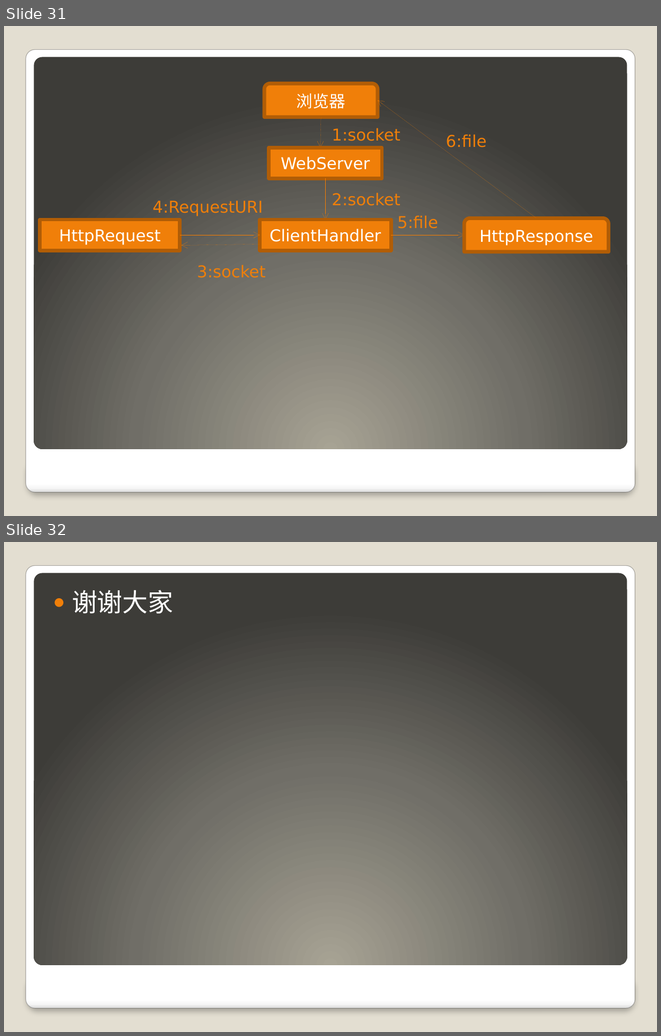
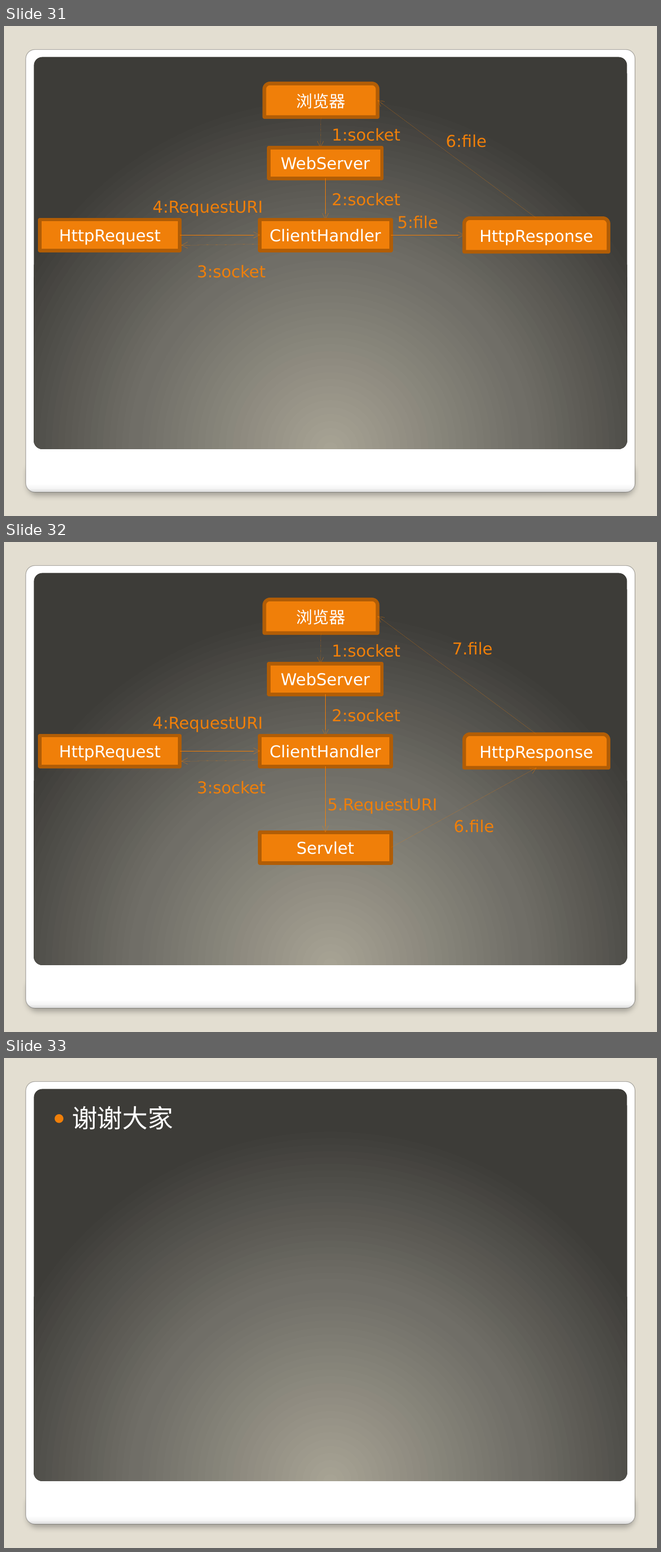
Before and after one commit to 2419931696/learngit, a slide deck: WebServer.pptx. Shown one above the other, each under a label of ours: slides 31 and 32 before the commit, slides 31, 32 and 33 after it. The pictures are 661x1036 and 661x1552 pixels, drawn with LibreOffice and Linux fonts; fonts in the diff are those of the drawing. Boxes give left, top, right and bottom in pixels: in the first picture for what was removed or moved away, otherwise in the second. Text is boxed around its words. In the diff, an @@ line names an element or a change of style, - is before the commit and + after.

Commit message:
9-7 17:56

```diff
--- a/WebServer.pptx
+++ b/WebServer.pptx
@@ slide 32 added at (4,542,657,1032), background #E3DED1; not listed: 3 template elements that a slide beside it also shows @@
@@ round same rect added at (265,599,378,633), fill #F07F09, outline #B25E07 4 pt, 18 pt, text #FFFFFF @@
+浏览器
@@ arrow added from (536, 734) to (378, 616), #F97F00 0.04 pt @@
@@ arrow added from (321, 633) to (320, 663), #F97F00 0.04 pt @@
@@ text added at (332,644,400,657), 18 pt, text #F07F09 @@
+1:socket
@@ text added at (452,642,493,655), 18 pt, text #F07F09 @@
+7.file
@@ rectangle added at (269,663,382,694), fill #F07F09, outline #B25E07 4 pt, 18 pt, text #FFFFFF @@
+WebServer
@@ arrow added from (325, 694) to (325, 735), #F97F00 0.04 pt @@
@@ text added at (152,716,263,732), 18 pt, text #F07F09 @@
+4:RequestURI
@@ text added at (332,708,400,722), 18 pt, text #F07F09 @@
+2:socket
@@ rectangle added at (40,735,179,766), fill #F07F09, outline #B25E07 4 pt, 18 pt, text #FFFFFF @@
+HttpRequest
@@ rectangle added at (260,735,391,766), fill #F07F09, outline #B25E07 4 pt, 18 pt, text #FFFFFF @@
+ClientHandler
@@ round same rect added at (465,734,609,767), fill #F07F09, outline #B25E07 4 pt, 18 pt, text #FFFFFF @@
+HttpResponse
@@ arrow added from (179, 751) to (260, 751), #F97F00 0.04 pt @@
@@ arrow added from (260, 760) to (182, 761), #F97F00 0.04 pt @@
@@ arrow added from (325, 766) to (325, 832), #F97F00 0.04 pt @@
@@ arrow added from (391, 848) to (536, 768), #F97F00 0.04 pt @@
@@ text added at (197,780,265,794), 18 pt, text #F07F09 @@
+3:socket
@@ text added at (327,798,437,814), 18 pt, text #F07F09 @@
+5.RequestURI
@@ text added at (454,819,494,832), 18 pt, text #F07F09 @@
+6.file
@@ rectangle added at (260,832,391,863), fill #F07F09, outline #B25E07 4 pt, 18 pt, text #FFFFFF @@
+Servlet
@@ what was slide 32 is now slide 33 @@
```
